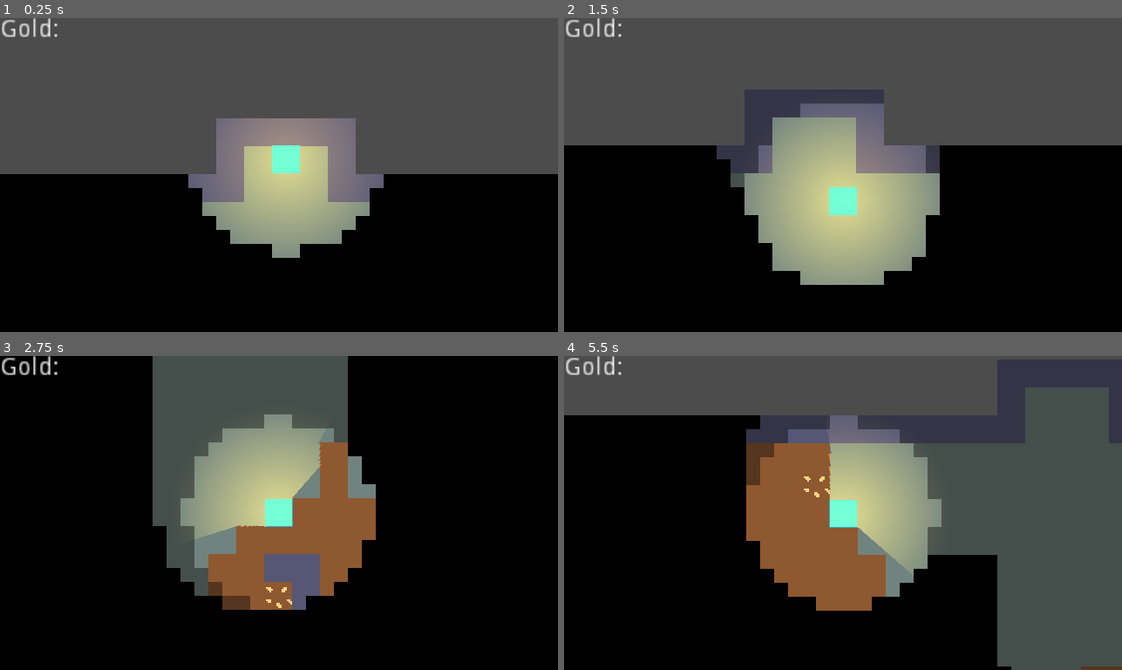
Above: before the commit, frames 1-4 (two rows, left to right).
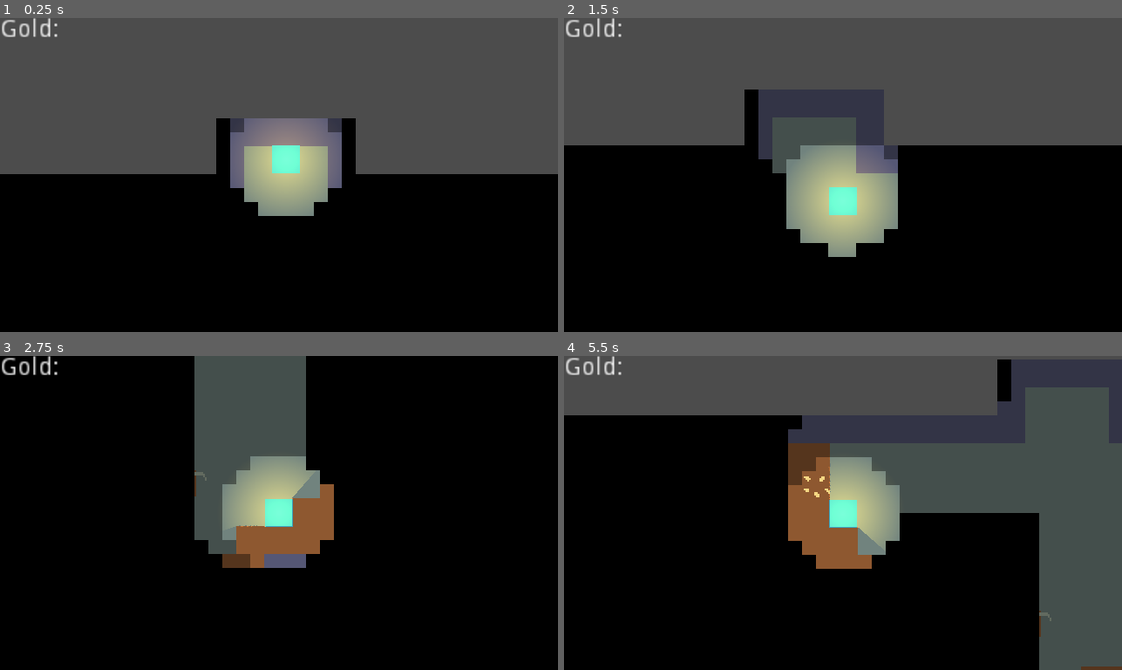
Above: after the commit, the same moments.

Repository: MrBSmith/Global2021
Game: Godot game, scene res://Scenes/Level/Level.tscn
Two runs of this game, one before a commit and one after it. Both use one fixed random seed, a clock stepped at 60 frames per second and the inputs below.
Inputs:
- Up to frame 1 (0.25 s): no input
- Up to frame 2 (1.5 s): tap Enter (ui_accept) at 0.5, 0.77, 1.25 s; hold Right (ui_right) 0.53-1.28 s; tap Shift (toggle_lighter, bound only after the commit) at 0.6, 1.35 s; hold Down (ui_down) from 1.28 s (still down)
- Up to frame 3 (2.75 s): tap Enter (ui_accept) at 1.52 s; release Down (ui_down) at 2.03 s; hold Right (ui_right) from 2.03 s (still down); tap Shift (toggle_lighter, bound only after the commit) at 2.1 s
- Up to frame 4 (5.5 s): tap Enter (ui_accept) at 2.75, 3.02, 3.77, 4.52, 5 s; release Right (ui_right) at 2.78 s; hold Up (ui_up) 2.78-3.53 s; tap Shift (toggle_lighter, bound only after the commit) every 0.75 s from 2.85 to 5.1 s; hold Left (ui_left) 3.53-5.03 s; hold Down (ui_down) from 5.03 s (still down)

The runs differ from the first frame. In frame 1, 8.6% of the frame differs, in the area x 33-69%, y 31-77%; in frame 2, 15%; in frame 3, 19%, in the area x 27-68%, y 0-81%; in frame 4, 19%.

Commit message:
Enemy detection & gameover

Diff:
--- a/Autoload/Events.gd
+++ b/Autoload/Events.gd
@@ -1,6 +1,8 @@
 extends Node
 
 # warnings-disable
+
+signal gameover()
 
 #### PATHFINDER ####
 
@@ -11,7 +13,9 @@
 #### INTERACTIONS ####
 
 signal interact()
-signal light_activated(light_source ,active)
+signal light_activated(light_source, active)
+signal body_entered_light(light_source, body)
+signal body_exited_light(light_source, body)
 signal damage_tile(cell)
 signal gold_collected()
 
--- a/Scenes/Actors/Enemy/Enemy.gd
+++ b/Scenes/Actors/Enemy/Enemy.gd
@@ -5,10 +5,13 @@
 onready var chase_state = $StatesMachine/Chase
 onready var seek_state = $StatesMachine/Seek
 onready var detection_area = $DetectionArea
+onready var hitbox = $HitBox
 
 export var debug : bool = false
 
 var move_path := PoolVector2Array()
+
+var currently_visible : bool = false setget set_currently_visible, get_currently_visible
 
 signal path_finished()
 
@@ -24,16 +27,31 @@
 func get_state() -> StateBase : return statemachine.get_state()
 func get_state_name() -> String: return statemachine.get_state_name()
 
+func set_currently_visible(value: bool):
+	currently_visible = value
+	set_visible(currently_visible)
+
+func get_currently_visible() -> bool: return currently_visible
+
 
 #### BUILT-IN ####
 
 func _ready() -> void:
+	set_visible(false)
+
 	var __ = Events.connect("send_path", $StatesMachine/Wander, "_on_path_received")
 	__ = Events.connect("send_path", chase_state, "_on_path_received")
 	__ = Events.connect("send_path", seek_state, "_on_path_received")
+
+	__ = Events.connect("light_activated", self, "_on_light_activated")
+	__ = Events.connect("body_entered_light", self, "_on_body_entered_light")
+	__ = Events.connect("body_exited_light", self, "_on_body_exited_light")
+
 	__ = detection_area.connect("area_entered", self, "_on_area_entered_detection_area")
 	__ = detection_area.connect("body_entered", self, "_on_body_entered_detection_area")
 	__ = detection_area.connect("body_exited", self, "_on_body_exited_detection_area")
+
+	__ = hitbox.connect("body_entered", self, "_on_body_entered")
 
 	if debug:
 		__ = statemachine.connect("state_changed", $StateLabel, "_on_state_changed")
@@ -43,6 +61,19 @@
 
 
 #### LOGIC ####
+
+func update_visibility(exeption: LightBase = null):
+	var lights_array = get_tree().get_nodes_in_group("LightSource")
+
+	for light in lights_array:
+		if !light.is_active() or light == exeption: continue
+
+		if light.is_body_visible(self):
+			set_currently_visible(true)
+			return
+
+	set_currently_visible(false)
+
 
 func move(delta: float):
 	var target = move_path[0]
@@ -84,6 +115,24 @@
 
 #### SIGNAL RESPONSES ####
 
+func _on_body_entered(body: PhysicsBody2D):
+	if body is Player:
+		Events.emit_signal("gameover")
+
+func _on_body_entered_light(_light: LightBase, body: PhysicsBody2D):
+	if body == self:
+		update_visibility()
+
+
+func _on_body_exited_light(light: LightBase, body: PhysicsBody2D):
+	if body == self:
+		update_visibility(light)
+
+
+func _on_light_activated(_light_source: LightBase, _activate: bool):
+	update_visibility()
+
+
 func _on_body_entered_detection_area(body: PhysicsBody2D):
 	if body is Player:
 		chase(body)
--- a/Scenes/Actors/Enemy/Enemy.tscn
+++ b/Scenes/Actors/Enemy/Enemy.tscn
@@ -15,8 +15,11 @@
 [sub_resource type="CircleShape2D" id=2]
 radius = 40.0
 
+[sub_resource type="CircleShape2D" id=3]
+
 [node name="Enemy" instance=ExtResource( 1 )]
 script = ExtResource( 3 )
+speed = 50.0
 debug = true
 
 [node name="CollisionShape2D" parent="." index="0"]
@@ -57,3 +60,8 @@
 __meta__ = {
 "_edit_use_anchors_": false
 }
+
+[node name="HitBox" type="Area2D" parent="." index="5"]
+
+[node name="CollisionShape2D" type="CollisionShape2D" parent="HitBox" index="0"]
+shape = SubResource( 3 )
--- a/Scenes/Actors/Player/Player.gd
+++ b/Scenes/Actors/Player/Player.gd
@@ -11,18 +11,10 @@
 var v_movement : float = 0.0
 var h_movement : float = 0.0
 
-var light_on : bool = true setget set_light_on, is_light_on
-
 #### ACCESSORS ####
 
 func is_class(value: String): return value == "Player" or .is_class(value)
 func get_class() -> String: return "Player"
-
-func set_light_on(value: bool):
-	light_on = value
-	lighter.set_visible(light_on)
-
-func is_light_on() -> bool: return light_on
 
 func set_direction(value: Vector2): direction = value
 func get_direction() -> Vector2: return direction
@@ -57,6 +49,10 @@
 	if Input.is_action_just_pressed("ui_accept"):
 		Events.emit_signal("interact")
 
+#	if Input.is_action_just_pressed("toggle_lighter"):
+#		$Lighter.set_active(!$Lighter.is_active())
+
+	### DEBUG ###
 	if debug && Input.is_action_just_pressed("debug_dezoom"):
 		var zoom = camera.get_zoom()
 		if zoom == Vector2.ONE:
--- a/Scenes/Actors/Player/Player.tscn
+++ b/Scenes/Actors/Player/Player.tscn
@@ -28,4 +28,5 @@
 texture = ExtResource( 2 )
 
 [node name="Lighter" parent="." index="3" instance=ExtResource( 4 )]
+scale = Vector2( 0.4, 0.4 )
 active = true
--- /dev/null
+++ b/Scenes/GameOver/GameOver.gd
@@ -0,0 +1,32 @@
+extends Control
+class_name GameOver
+
+var level_scene = load("res://Scenes/Level/Level.tscn")
+
+#### ACCESSORS ####
+
+func is_class(value: String): return value == "GameOver" or .is_class(value)
+func get_class() -> String: return "GameOver"
+
+
+#### BUILT-IN ####
+
+
+
+#### VIRTUALS ####
+
+
+
+#### LOGIC ####
+
+
+
+#### INPUTS ####
+
+
+func _input(event: InputEvent) -> void:
+	if event is InputEventKey:
+		var __ = get_tree().change_scene_to(level_scene)
+
+
+#### SIGNAL RESPONSES ####
--- /dev/null
+++ b/Scenes/GameOver/GameOver.tscn
@@ -0,0 +1,41 @@
+[gd_scene load_steps=4 format=2]
+
+[ext_resource path="res://Global/Font/BoldCapsPixel.ttf" type="DynamicFontData" id=1]
+[ext_resource path="res://Scenes/GameOver/GameOver.gd" type="Script" id=2]
+
+[sub_resource type="DynamicFont" id=1]
+size = 64
+font_data = ExtResource( 1 )
+
+[node name="GameOver" type="Control"]
+anchor_right = 1.0
+anchor_bottom = 1.0
+script = ExtResource( 2 )
+__meta__ = {
+"_edit_use_anchors_": false
+}
+
+[node name="ColorRect" type="ColorRect" parent="."]
+anchor_right = 1.0
+anchor_bottom = 1.0
+color = Color( 0, 0, 0, 1 )
+__meta__ = {
+"_edit_use_anchors_": false
+}
+
+[node name="Label" type="Label" parent="."]
+anchor_left = 0.5
+anchor_top = 0.5
+anchor_right = 0.5
+anchor_bottom = 0.5
+margin_left = -124.0
+margin_top = -25.5
+margin_right = 124.0
+margin_bottom = 25.5
+custom_fonts/font = SubResource( 1 )
+text = "GAME OVER"
+align = 1
+valign = 1
+__meta__ = {
+"_edit_use_anchors_": false
+}
--- a/Scenes/InteractiveObjects/Torch/Torch.tscn
+++ b/Scenes/InteractiveObjects/Torch/Torch.tscn
@@ -1,10 +1,9 @@
-[gd_scene load_steps=14 format=2]
+[gd_scene load_steps=13 format=2]
 
 [ext_resource path="res://Scenes/InteractiveObjects/Torch/Torch.gd" type="Script" id=1]
 [ext_resource path="res://Scenes/Light/LightBase.tscn" type="PackedScene" id=2]
 [ext_resource path="res://Scenes/InteractiveObjects/Torch/Torche.png" type="Texture" id=3]
 [ext_resource path="res://Scenes/InteractiveObjects/InteractiveObject.tscn" type="PackedScene" id=4]
-[ext_resource path="res://Scenes/Light/LightBase.gd" type="Script" id=5]
 
 [sub_resource type="CircleShape2D" id=1]
 radius = 14.0
@@ -65,8 +64,8 @@
 [node name="Fire" type="Node2D" parent="." index="2"]
 position = Vector2( 0, -4 )
 
-[node name="Light" type="Area2D" parent="Fire" index="0" instance=ExtResource( 2 )]
-script = ExtResource( 5 )
+[node name="Light" parent="Fire" index="0" instance=ExtResource( 2 )]
+scale = Vector2( 1.5, 1.5 )
 
 [node name="Particles2D" type="Particles2D" parent="Fire" index="1"]
 amount = 70
--- a/Scenes/Level/Level.gd
+++ b/Scenes/Level/Level.gd
@@ -2,7 +2,15 @@
 class_name Level
 
 const gold_nugget_scene = preload("res://Scenes/InteractiveObjects/GoldNugget/GoldNugget.tscn")
-
+const pickaxe_scene = preload("res://Scenes/InteractiveObjects/Pickaxe/Pickaxe.tscn")
+const torch_scene = preload("res://Scenes/InteractiveObjects/Torch/Torch.tscn")
+const enemy_scene = preload("res://Scenes/Actors/Enemy/Enemy.tscn")
+const gameover_scene = preload("res://Scenes/GameOver/GameOver.tscn")
+
+const minimal_torch_dist : float = 70.0
+
+var nb_torchs : int = 5
+var nb_enemy : int = 3
 var level_size = Vector2(41, 20)
 
 onready var walls_node = $Navigation2D/Walls
@@ -24,14 +32,13 @@
 
 func _ready() -> void:
 	var __ = Events.connect("damage_tile", self, "_on_tile_damaged")
-
+	__ = Events.connect("gameover", self, "_on_gameover")
 	randomize()
 
 	generate_level()
+	generate_map_objects()
 
 	init_fog_of_war()
-	init_floor_tiles()
-
 
 
 #### VIRTUALS ####
@@ -95,6 +102,70 @@
 	$Player.set_position((entry_cell + Vector2.UP) * tile_size)
 
 
+func generate_map_objects():
+	# Generate the Pickaxe
+	var floor_tiles = floor_node.get_used_cells()
+	var path := PoolVector2Array()
+	var rdm_obj_pos := Vector2.INF
+	var gen := 0
+
+	while(path.empty() && gen < 20):
+		var rdm_id = randi() % floor_tiles.size() - 1
+		rdm_obj_pos = floor_tiles[rdm_id] * tile_size + tile_size / 2
+
+		var player_pos = $Player.get_position()
+
+		path = $Navigation2D.get_simple_path(rdm_obj_pos, player_pos)
+		gen += 1
+
+	var pickaxe = pickaxe_scene.instance()
+	pickaxe.set_position(rdm_obj_pos)
+	add_child(pickaxe)
+
+	var free_tiles = floor_tiles.duplicate()
+
+	# Generate the torchs
+	var torch_array = Array()
+	for _i in range(nb_torchs):
+		var rdm_tile_pos = get_rdm_tile_pos(free_tiles)
+
+		while(is_pos_too_close_from_torch(torch_array, rdm_tile_pos)):
+			rdm_tile_pos = get_rdm_tile_pos(free_tiles)
+
+		var torch = torch_scene.instance()
+		torch.set_position(rdm_tile_pos)
+		add_child(torch)
+		torch_array.append(torch)
+
+
+	# Generate enemies
+	var enemies_array = Array()
+	for _i in range(nb_enemy):
+		var rdm_tile_pos = get_rdm_tile_pos(free_tiles)
+
+		while(is_pos_too_close_from_torch(enemies_array, rdm_tile_pos)):
+			rdm_tile_pos = get_rdm_tile_pos(free_tiles)
+
+		var enemy = enemy_scene.instance()
+		enemy.set_position(rdm_tile_pos)
+		add_child(enemy)
+		enemies_array.append(enemy)
+
+
+func get_rdm_tile_pos(tile_array: Array) -> Vector2:
+	var rdm_id = randi() % tile_array.size() - 1
+	var rdm_tile = tile_array[rdm_id]
+	tile_array.remove(rdm_id)
+	return floor_node.map_to_world(rdm_tile)
+
+
+
+func is_pos_too_close_from_torch(torch_array: Array, pos: Vector2) -> bool:
+	for torch in torch_array:
+		if pos.distance_to(torch.get_position()) < minimal_torch_dist:
+			return true
+	return false
+
 
 func is_noise_valid(noise: OpenSimplexNoise) -> bool:
 	var entry_cell = Vector2(level_size.x / 2, 1)
@@ -123,11 +194,6 @@
 	return noise
 
 
-func init_floor_tiles():
-	for cell in walls_node.get_used_cells():
-		floor_node.set_cellv(cell, -1)
-
-
 func init_fog_of_war():
 	var map_cells = floor_node.get_used_cells() + walls_node.get_used_cells()
 	var fog_tile_size = Vector2(8, 8)
@@ -178,3 +244,6 @@
 
 func _on_tile_damaged(cell: Vector2):
 	damage_tile(cell)
+
+func _on_gameover():
+	var __ = get_tree().change_scene_to(gameover_scene)
--- a/Scenes/Level/Level.tscn
+++ b/Scenes/Level/Level.tscn
@@ -17,7 +17,6 @@
 
 [node name="Player" parent="." instance=ExtResource( 1 )]
 position = Vector2( 263.261, 130.962 )
-debug = true
 
 [node name="Navigation2D" type="Navigation2D" parent="."]
 script = ExtResource( 4 )
--- a/Scenes/Light/LightBase.gd
+++ b/Scenes/Light/LightBase.gd
@@ -25,6 +25,9 @@
 	var _err = connect("area_entered", self, "_on_area_entered")
 	_err = connect("area_exited", self, "_on_area_exited")
 
+	_err = connect("body_entered", self, "_on_body_entered")
+	_err = connect("body_exited", self, "_on_body_exited")
+
 #### VIRTUALS ####
 
 
@@ -41,6 +44,13 @@
 		else:
 			area.set_state("not_visible")
 
+
+func is_body_visible(body: PhysicsBody2D) -> bool:
+	var bodies_in_area = get_overlapping_bodies()
+	return body in bodies_in_area
+
+
+
 #### INPUTS ####
 
 
@@ -55,3 +65,13 @@
 func _on_area_exited(area: Area2D):
 	if area is FogTile && is_active():
 		area.set_state("not_visible")
+
+
+func _on_body_entered(body: PhysicsBody2D):
+	if body is Actor:
+		Events.emit_signal("body_entered_light", self, body)
+
+
+func _on_body_exited(body: PhysicsBody2D):
+	if body is Actor:
+		Events.emit_signal("body_exited_light", self, body)
--- a/Scenes/Light/LightBase.tscn
+++ b/Scenes/Light/LightBase.tscn
@@ -6,7 +6,9 @@
 [sub_resource type="CircleShape2D" id=1]
 radius = 70.0
 
-[node name="Light" type="Area2D"]
+[node name="Light" type="Area2D" groups=[
+"LightSource",
+]]
 script = ExtResource( 2 )
 
 [node name="CollisionShape2D" type="CollisionShape2D" parent="."]
--- a/project.godot
+++ b/project.godot
@@ -33,6 +33,11 @@
 "class": "FogTile",
 "language": "GDScript",
 "path": "res://Scenes/FogOfWar/FogTile/FogTile.gd"
+}, {
+"base": "Control",
+"class": "GameOver",
+"language": "GDScript",
+"path": "res://Scenes/GameOver/GameOver.gd"
 }, {
 "base": "InteractiveObject",
 "class": "GoldNugget",
@@ -130,6 +135,7 @@
 "Enemy": "",
 "FogOfWar": "",
 "FogTile": "",
+"GameOver": "",
 "GoldNugget": "",
 "GoldNuggetFollowState": "",
 "GoldNuggetIdleState": "",
@@ -245,6 +251,11 @@
 "events": [ Object(InputEventKey,"resource_local_to_scene":false,"resource_name":"","device":0,"alt":false,"shift":false,"control":false,"meta":false,"command":false,"pressed":false,"scancode":16777245,"unicode":0,"echo":false,"script":null)
  ]
 }
+toggle_lighter={
+"deadzone": 0.5,
+"events": [ Object(InputEventKey,"resource_local_to_scene":false,"resource_name":"","device":0,"alt":false,"shift":false,"control":false,"meta":false,"command":false,"pressed":false,"scancode":16777237,"unicode":0,"echo":false,"script":null)
+ ]
+}
 
 [rendering]
 
Binary file added: Global/Font/BoldCapsPixel.ttf
Not shown: 1 places in Scenes/Actors/Enemy/Enemy.tscn that only renumber resources
